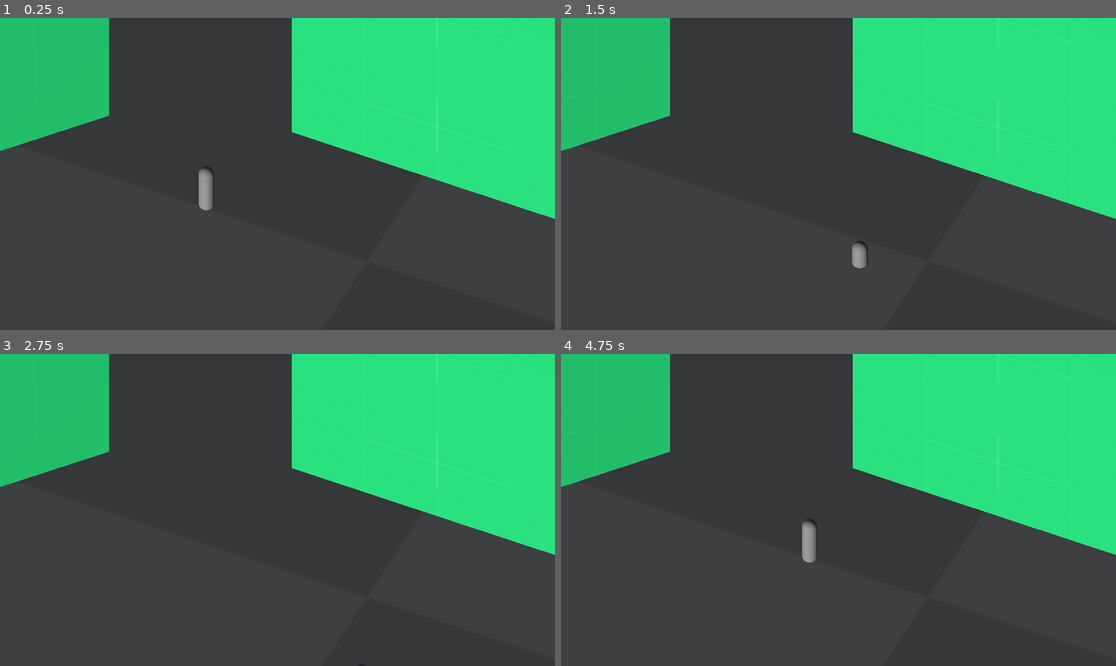
Above: before the commit, frames 1-4 (two rows, left to right).
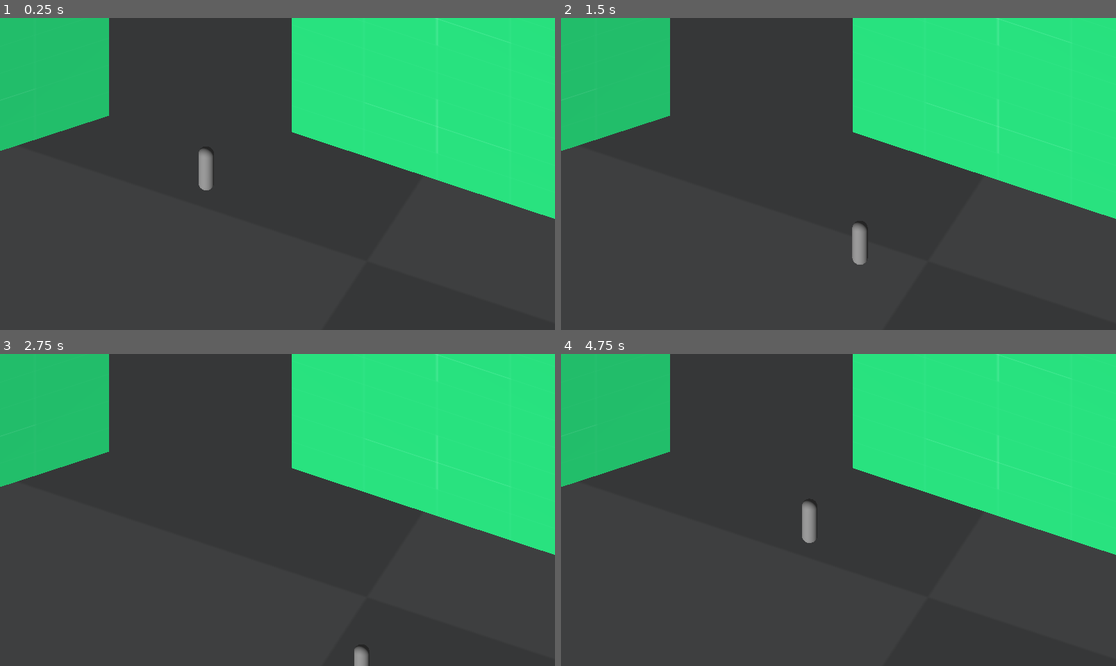
Above: after the commit, the same moments.

Repository: its-dlh/brackeys-2026.1
Game: Godot game, scene res://scenes/movement_test_sceen.tscn
The game is run twice, just before and just after one commit, with the same random seed, the same clock (stepped at 60 frames per second) and the same inputs.
Inputs:
- Up to frame 1 (0.25 s): no input
- Up to frame 2 (1.5 s): tap Enter (ui_accept) at 0.5, 0.77 s; hold Right (ui_right) 0.53-1.28 s; hold Down (ui_down) from 1.28 s (still down)
- Up to frame 3 (2.75 s): tap Enter (ui_accept) at 1.52 s; release Down (ui_down) at 2.03 s; hold Right (ui_right) from 2.03 s (still down)
- Up to frame 4 (4.75 s): release Right (ui_right) at 2.78 s; hold Up (ui_up) 2.78-3.53 s; tap Enter (ui_accept) at 3.02, 3.77, 4.52 s; hold Left (ui_left) from 3.53 s (still down)

The runs differ from the first frame. In frame 1, 0.3% of the frame differs, in the area x 35-39%, y 42-62%; in frame 2, 0.2%; in frame 3, 0.1%; in frame 4, 0.3%.

Commit message:
fix: adjust y position of player body

Diff:
--- a/scenes/player.tscn
+++ b/scenes/player.tscn
@@ -19,4 +19,5 @@
 shape = SubResource("CapsuleShape3D_u8vuu")
 
 [node name="MeshInstance3D" type="MeshInstance3D" parent="." unique_id=1131062443]
+transform = Transform3D(1, 0, 0, 0, 1, 0, 0, 0, 1, 0, 0.9, 0)
 mesh = SubResource("CapsuleMesh_3vyb7")
